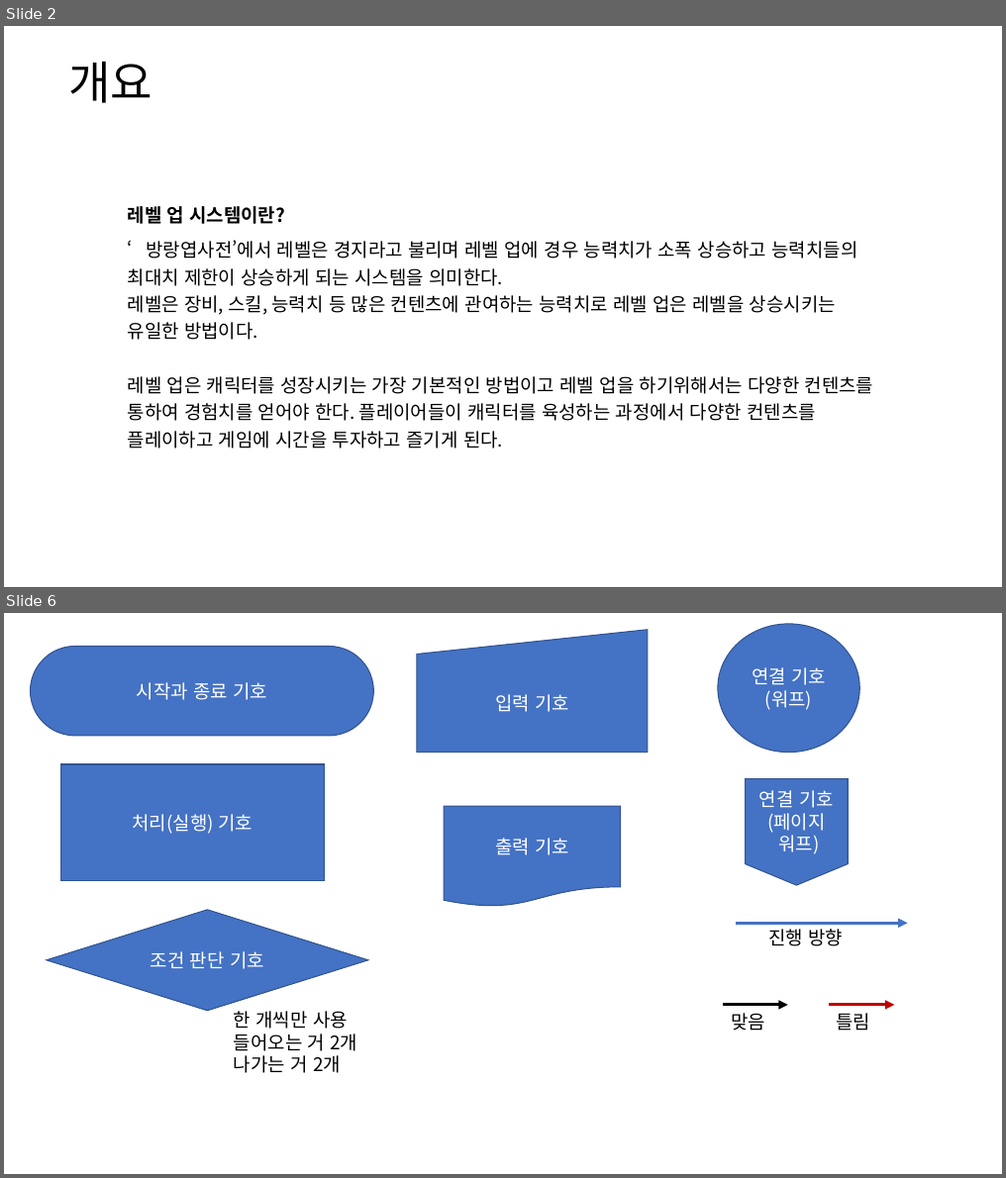
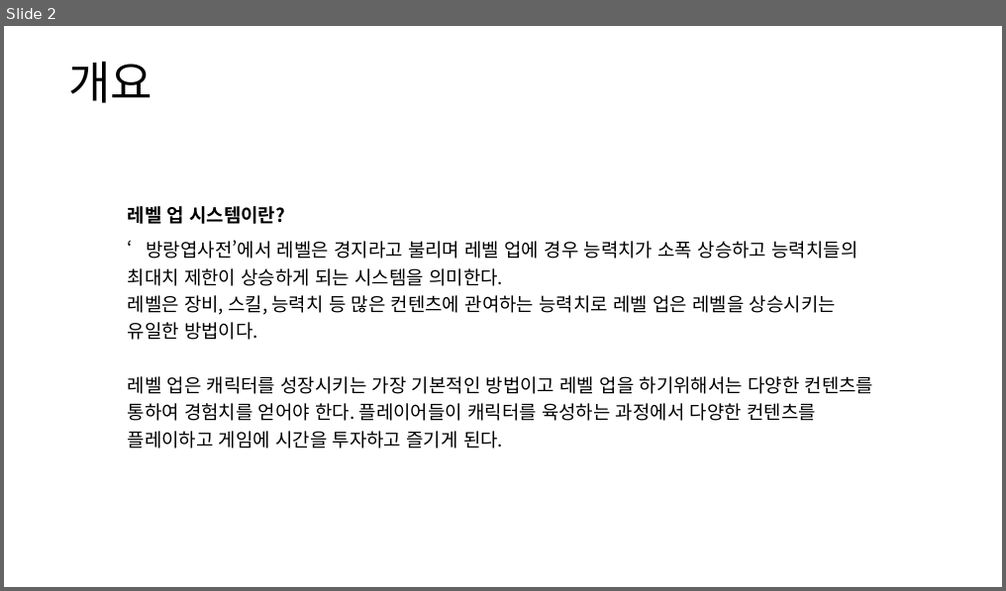
Before and after one commit to yjk0401/unityenginebasic_9th, a slide deck: 기획/레벨업 시스템 기획서.pptx. Shown one above the other, each under a label of ours: slides 2 and 6 before the commit, slide 2 after it; the slides between them are not shown. The pictures are 1006x1178 and 1006x591 pixels, drawn with LibreOffice and Linux fonts; fonts in the diff are those of the drawing. Boxes give left, top, right and bottom in pixels: in the first picture for what was removed or moved away, otherwise in the second. Text is boxed around its words. In the diff, an @@ line names an element or a change of style, - is before the commit and + after.

```diff
--- a/기획/레벨업 시스템 기획서.pptx
+++ b/기획/레벨업 시스템 기획서.pptx
@@ slide 6 removed at box(4, 613, 1002, 1174), background #FFFFFF @@
@@ flow chart manual input removed at box(417, 630, 648, 753) @@
-입력 기호
@@ ellipse removed at box(718, 624, 860, 753) @@
-연결 기호
-(워프)
@@ rounded rectangle removed at box(30, 646, 374, 736) @@
-시작과 종료 기호
@@ rectangle removed at box(60, 764, 325, 881) @@
-처리(실행) 기호
@@ flow chart offpage connector removed at box(746, 779, 847, 885) @@
-연결 기호
-(페이지
-워프)
@@ flow chart document removed at box(445, 806, 621, 907) @@
-출력 기호
@@ diamond removed at box(47, 910, 368, 1011) @@
-조건 판단 기호
@@ arrow removed from (736, 923) to (908, 923) @@
@@ text removed at box(768, 929, 843, 947) @@
-진행 방향
@@ text removed at box(234, 1011, 357, 1073) @@
-한 개씩만 사용
-들어오는 거 2개
-나가는 거 2개
@@ arrow removed from (723, 1005) to (788, 1005) @@
@@ text removed at box(731, 1013, 765, 1031) @@
-맞음
@@ arrow removed from (829, 1005) to (895, 1005) @@
@@ text removed at box(837, 1013, 871, 1031) @@
-틀림
```
Also in this commit, not shown: 3 slides changed, 5 slides added, 22 other files.
